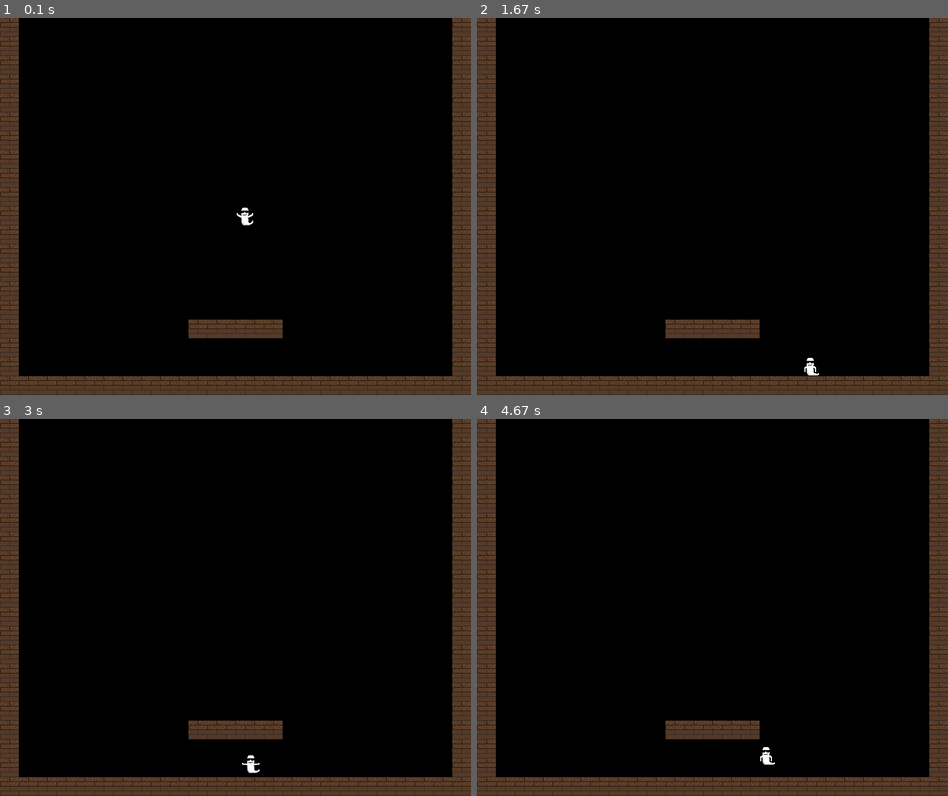
Above: before the commit, frames 1-4 (two rows, left to right).
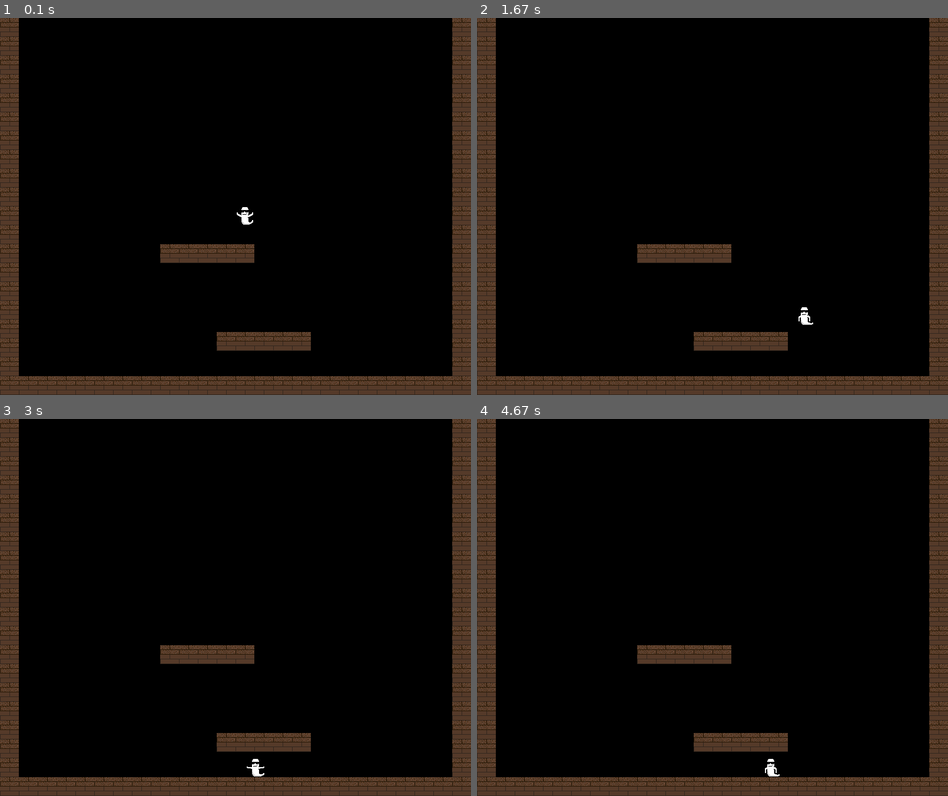
Above: after the commit, the same moments.

Repository: Cjreynol-zz/pygame-boilerplate
Game: pygame game, started from main.py
Two runs of this game, one before a commit and one after it. Both use one fixed random seed, a clock stepped at 60 frames per second and the inputs below.
Inputs:
- Up to frame 1 (0.1 s): no input
- Up to frame 2 (1.67 s): hold Right 0.33-0.8 s; hold Up 0.83-1.13 s; hold Right 1.17-1.63 s
- Up to frame 3 (3 s): hold Left 1.67-2.2 s; hold Down 2.23-2.53 s; hold Left 2.57-2.97 s
- Up to frame 4 (4.67 s): hold Up 3-3.37 s; hold Right 3.4-4.03 s; hold Down 4.07-4.43 s; hold Left from 4.47 s (still down)

The runs differ from the first frame. In frame 1, 2.7% of the frame differs, in the area x 34-66%, y 50-89%; in frame 2, 2.8%, in the area x 34-73%, y 60-95%; in frame 3, 2.7%; in frame 4, 2.8%.

Commit message:
Re-write split_surface to be more flexible
It now uses a tuple of subsurface counts instead of the subsurface
size, so a change in the animation frame size does not require a code
change.

Diff:
--- a/boilerplate/image_loading.py
+++ b/boilerplate/image_loading.py
@@ -13,23 +13,23 @@
         loaded_image = loaded_image.convert()
     return loaded_image
 
-def split_surface(surface, subsurface_size):
+def split_surface(sprite_sheet, subsurface_tuple):
     """
-    Return a list of Surface objects of the given size.
+    Return a list of Surface objects pulled from the sprite sheet.
 
-    The list will be in order from left to right, top to bottom.
-    A fully-filled rectangle that is an even multiple of the size is expected.
+    The list is in order from top to bottom, left to right.
+    The subsurface_tuple is expected to be (width, height).
     """
-    surfaces = []
+    subsurfaces = []
+    surface_rect = sprite_sheet.get_rect()
+    subsurface_size = (surface_rect.width // subsurface_tuple[0],
+                        surface_rect.height // subsurface_tuple[1])
+
     rect = Rect((0, 0), subsurface_size)
+    for i in range(subsurface_tuple[0]):
+        rect.left = i * rect.width
+        for j in range(subsurface_tuple[1]):
+            rect.top = j * rect.width
+            subsurfaces.append(sprite_sheet.subsurface(rect))
 
-    while rect.left < surface.get_width() and rect.top < surface.get_height():
-        new_surface = surface.subsurface(rect)
-        surfaces.append(new_surface)
-
-        rect.left += rect.width
-        if rect.left >= surface.get_width():
-            rect.left = 0
-            rect.top += rect.height
-
-    return surfaces
+    return subsurfaces
--- a/example/game_state.py
+++ b/example/game_state.py
@@ -40,12 +40,17 @@
                             (1, Game.SCREEN_SIZE[1] // Game.SQUARE_SIZE[1]),
                             (Game.SCREEN_SIZE[0] - Game.SQUARE_SIZE[0], 0))
 
-        platform = Platform(wall_tile, (5, 1),
+        platform_size = (5, 1)
+        platform = Platform(wall_tile, platform_size,
                                 (Game.SCREEN_SIZE[0] // 2
-                                    - Game.SQUARE_SIZE[0] * 2.5,
-                                Game.SCREEN_SIZE[1] * 4 / 5))
+                                    - Game.SQUARE_SIZE[0],
+                                Game.SCREEN_SIZE[1] * 5 / 6))
+        platform2 = Platform(wall_tile, platform_size,
+                                (Game.SCREEN_SIZE[0] // 2
+                                    - Game.SQUARE_SIZE[0] * 4,
+                                Game.SCREEN_SIZE[1] * 3 / 5))
 
-        return [bottom, left, right, platform]
+        return [bottom, left, right, platform, platform2]
 
     def get_all_groups(self):
         return [self.ghost_group, self.wall_group]
--- a/example/ghost.py
+++ b/example/ghost.py
@@ -10,19 +10,20 @@
     """
 
     SPRITE_PATH = path.join("example", "assets", "boo_spritesheet.png")
-    SPRITE_SIZE = (32, 32)
+    SPRITE_SHEET_SIZE = (6, 1)
     ANIMATION_LENGTH = 5
 
     START_POS = (Game.SCREEN_SIZE[0] // 2, Game.SCREEN_SIZE[1] // 2)
-    GRAVITY = (0, 0.7)
+    GRAVITY = (0, 0.4)
     FRICTION_VALUE = -5
 
     PLAYER_ACCELERATION = 1
     VELOCITY = 5
     JUMP_VELOCITY = 12
+    DOWN_VELOCITY = 2
 
     def __init__(self):
-        super().__init__(load_image(self.SPRITE_PATH), Game.SQUARE_SIZE,
+        super().__init__(load_image(self.SPRITE_PATH), self.SPRITE_SHEET_SIZE,
                             self.ANIMATION_LENGTH, True)
 
         self.position = self.START_POS
@@ -46,7 +47,9 @@
         self.velocity.x += self.VELOCITY
 
     def move_down(self):
-        self.velocity.y += self.VELOCITY
+        if self.jumping:
+            self.velocity.y += self.DOWN_VELOCITY
 
     def cancel_down(self):
-        self.velocity.y += -self.VELOCITY
+        if self.jumping:
+            self.velocity.y += -self.DOWN_VELOCITY
